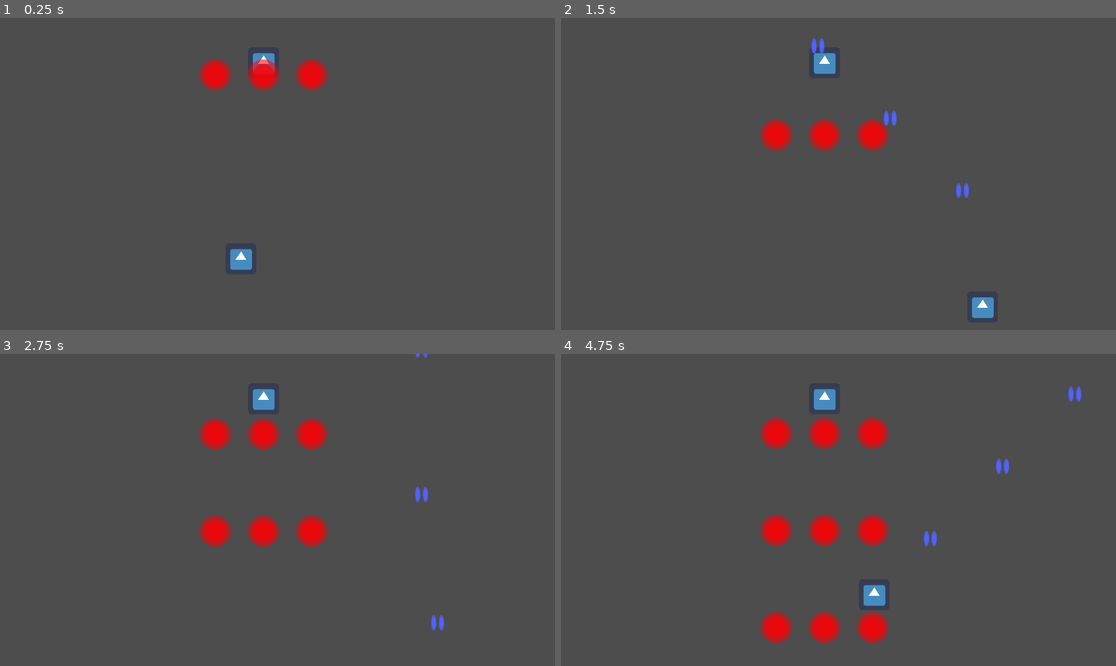
Above: before the commit, frames 1-4 (two rows, left to right).
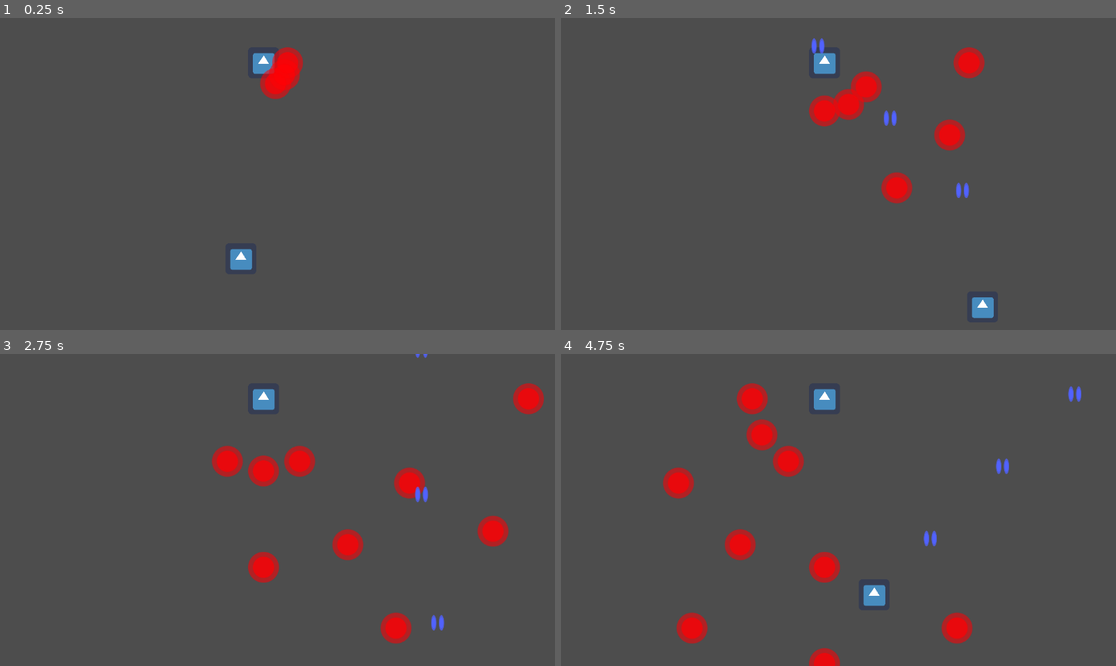
Above: after the commit, the same moments.

Repository: pham-t-alex/Timestop-Bullet-Hell
Game: Godot game, scene res://Scenes/level.tscn
Two runs of this game, one before a commit and one after it. Both use one fixed random seed, a clock stepped at 60 frames per second and the inputs below. The engine's default icon, where the game draws it, is replaced by a stand-in: a white triangle on a blue panel in a dark square.
Inputs:
- Up to frame 1 (0.25 s): no input
- Up to frame 2 (1.5 s): hold D (Right) 0.53-1.28 s; hold S (Down) from 1.28 s (still down)
- Up to frame 3 (2.75 s): release S (Down) at 2.03 s; hold D (Right) from 2.03 s (still down)
- Up to frame 4 (4.75 s): release D (Right) at 2.78 s; hold W (Up) 2.78-3.53 s; hold A (Left) from 3.53 s (still down)

The runs differ from the first frame. In frame 1, 1.9% of the frame differs, in the area x 36-59%, y 9-27%; in frame 2, 3.8%; in frame 3, 6.6%; in frame 4, 7.5%, in the area x 18-75%, y 9-100%.

Commit message:
debugging anglesalvo compilation

Diff:
--- a/SalvoDataResources/2.tres
+++ b/SalvoDataResources/2.tres
@@ -31,6 +31,7 @@
 script = ExtResource("1_eoe6i")
 delay_after_fire = 1.0
 shots = Array[Resource]([SubResource("Resource_1ob46"), SubResource("Resource_upr3c"), SubResource("Resource_jym2d")])
+angle_offset = 0.0
 
 [sub_resource type="Resource" id="Resource_ervek"]
 script = ExtResource("2_wckrk")
@@ -52,8 +53,10 @@
 script = ExtResource("1_eoe6i")
 delay_after_fire = 0.0
 shots = Array[Resource]([SubResource("Resource_ervek"), SubResource("Resource_q80h2")])
+angle_offset = 0.0
 
 [resource]
 script = ExtResource("1_eoe6i")
 delay_after_fire = 4.0
 shots = Array[Resource]([SubResource("Resource_iaohc"), SubResource("Resource_h2dky")])
+angle_offset = 0.0
--- a/SalvoDataResources/3.tres
+++ b/SalvoDataResources/3.tres
@@ -31,3 +31,4 @@
 script = ExtResource("1_5ku7q")
 delay_after_fire = 2.0
 shots = Array[Resource]([SubResource("Resource_3lxeh"), SubResource("Resource_fado8"), SubResource("Resource_rd8jd")])
+angle_offset = 0.0
--- a/Scenes/boss.gd
+++ b/Scenes/boss.gd
@@ -7,6 +7,7 @@
 signal completed_action
 
 func _ready() -> void:
+	compile_salvos()
 	take_action()
 
 func _generate_bullets_from_salvo(salvo: SalvoData, rotation: float, topLevel: bool) -> void:
@@ -39,20 +40,19 @@
 		var a = r as AngleSalvo
 		var s = SalvoData.new()
 		s.delay_after_fire = a.final_delay
-		var shots = []
 		var angle = a.start_angle
 		var shot = a.shot
 		if (shot is BulletData):
 			while (angle <= a.end_angle):
 				var bullet = (shot as BulletData).copy()
 				bullet.angle += angle
-				shots.add(bullet)
+				s.shots.append(bullet)
 				angle += a.step
 		else:
 			while (angle <= a.end_angle):
 				var salvo = compile_recurse(shot)
 				salvo.angle_offset += angle
-				shots.add(salvo)
+				s.shots.append(salvo)
 				angle += a.step
 		return s
 	elif (r is RepeatingSalvo):
@@ -61,9 +61,9 @@
 		s.delay_after_fire = repeat.delay_after_iterations
 		var salvos = []
 		for salvo in repeat.salvos:
-			salvos.add(compile_recurse(salvo))
+			salvos.append(compile_recurse(salvo))
 		for i in range(0, repeat.iterations):
 			for salvo in salvos:
-				s.shots.add(salvo)
+				s.shots.append(salvo)
 		return s
 	return null
--- a/Scenes/level.gd
+++ b/Scenes/level.gd
@@ -15,8 +15,7 @@
 	var bullet := BULLET_SCENE.instantiate()
 	$BossBullets.add_child(bullet)
 	bullet.position = pos + data.relative_pos
-	bullet.initialize(0, data.angle, data.velocity, data.relative_accel, data.absolute_accel)
-	bullet.rotate(deg_to_rad(rotation))
+	bullet.initialize(0, data.angle + rotation, data.velocity, data.relative_accel, data.absolute_accel)
 
 func _on_player_generate_bullet(pos: Vector2) -> void:
 	var bullet := PLAYER_BULLET_SCENE.instantiate()
--- a/Scenes/level.tscn
+++ b/Scenes/level.tscn
@@ -1,10 +1,9 @@
-[gd_scene load_steps=6 format=3 uid="uid://exg7egjmhy1l"]
+[gd_scene load_steps=5 format=3 uid="uid://exg7egjmhy1l"]
 
 [ext_resource type="Script" path="res://Scenes/level.gd" id="1_24win"]
 [ext_resource type="PackedScene" uid="uid://m2nflm42k56a" path="res://Scenes/player.tscn" id="1_mqnn7"]
 [ext_resource type="PackedScene" uid="uid://bxdumyp2eshrx" path="res://Scenes/boss.tscn" id="2_owpyi"]
-[ext_resource type="Resource" uid="uid://beiyrkef6i8f8" path="res://SalvoDataResources/2.tres" id="6_d8afv"]
-[ext_resource type="Resource" uid="uid://cmjyk0u68hl68" path="res://SalvoDataResources/3.tres" id="6_qw0w2"]
+[ext_resource type="Resource" uid="uid://dk3cn57lrmdi2" path="res://SalvoDataResources/4.tres" id="6_6ub2o"]
 
 [node name="Level" type="Node2D"]
 script = ExtResource("1_24win")
@@ -14,7 +13,7 @@
 
 [node name="Boss" parent="." instance=ExtResource("2_owpyi")]
 position = Vector2(547, 93)
-action_set = Array[Resource]([ExtResource("6_d8afv"), ExtResource("6_qw0w2")])
+action_set = Array[Resource]([ExtResource("6_6ub2o")])
 
 [node name="BossBullets" type="Node2D" parent="."]
 
--- a/Scenes/salvo_data.gd
+++ b/Scenes/salvo_data.gd
@@ -15,7 +15,7 @@
 func copy():
 	var salvo = SalvoData.new()
 	salvo.delay_after_fire = delay_after_fire
-	salvo.shots = []
 	for shot in shots:
-		salvo.shots.add(shot)
+		salvo.shots.append(shot)
 	salvo.angle_offset = angle_offset
+	return salvo
